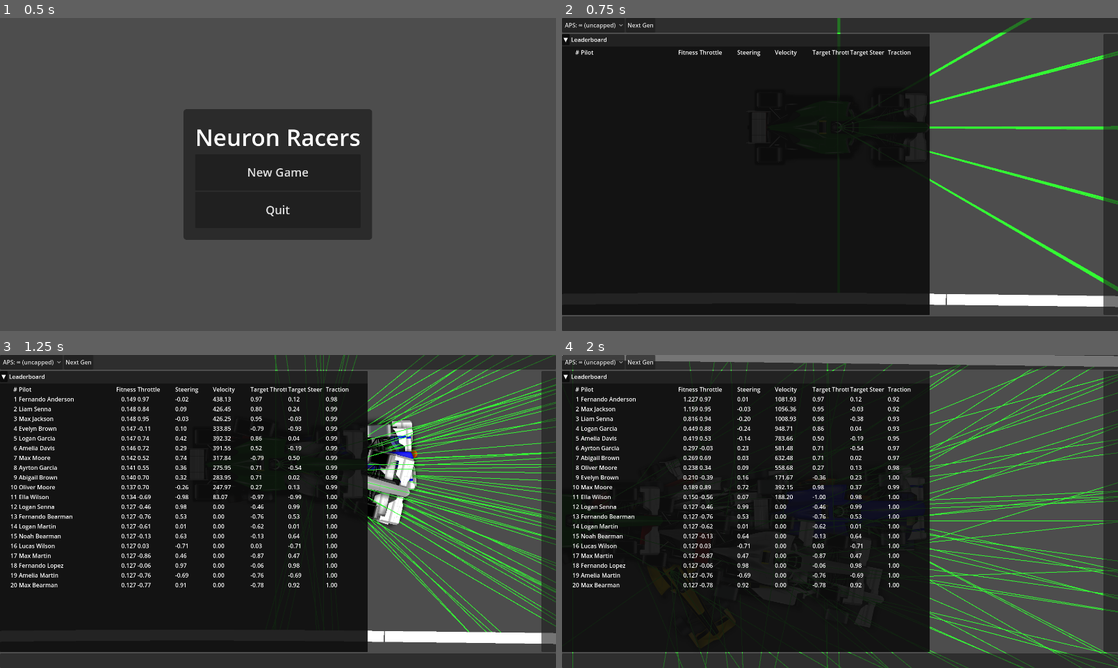
Above: before the commit, frames 1-4 (two rows, left to right).
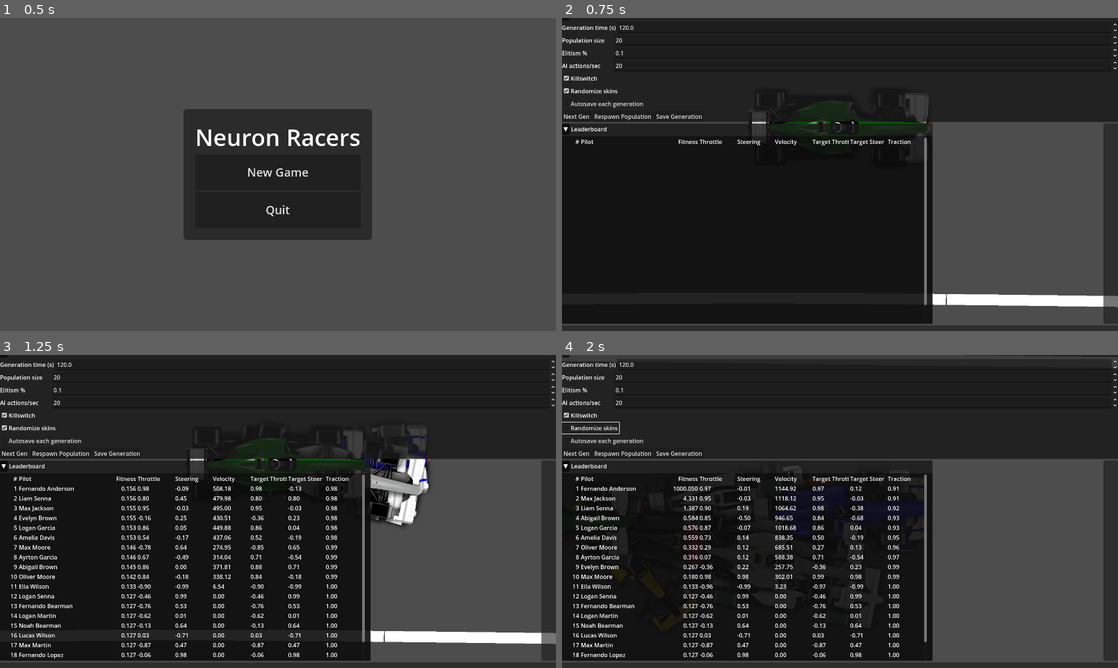
Above: after the commit, the same moments.

Repository: VitorMPCastro/NeuronRacers
Game: Godot game, scene res://scenes/ui/mainMenu.tscn
Same seed, same stepped clock (60 frames per second), same inputs: the game is played once before the commit and once after it.
Inputs (mouse positions are in pixels of both pictures, inside the frame that each line leads up to):
- Up to frame 1 (0.5 s): no input
- Up to frame 2 (0.75 s): click "New Game" at 0.5 s
- Up to frame 3 (1.25 s): no input
- Up to frame 4 (2 s): click (589, 426) at 1.25 s, where only the run after the commit has a clickable "Randomize skins"

Frame 1 is identical in both runs. In frame 2, 16% of the frame differs, in the area x 0-100%, y 0-99%; in frame 3, 25%; in frame 4, 26%, in the area x 0-100%, y 0-100%.

Commit message:
Enhance car control and HUD setup with new parameters and UI elements

Diff:
--- a/scenes/car.tscn
+++ b/scenes/car.tscn
@@ -74,6 +74,7 @@
 use_auto_top_speed = false
 target_top_speed = 3300.0
 log_tuning_info = false
+control_smooth_hz = 40.0
 
 [node name="Sprite2D" type="Sprite2D" parent="."]
 rotation = 1.5708
@@ -97,3 +98,4 @@
 normalize_output = false
 clamp_output = false
 auto_generate_on_ready = false
+draw_debug = false
--- a/scripts/car/car.gd
+++ b/scripts/car/car.gd
@@ -58,6 +58,7 @@
 var origin_position: Vector2
 var max_distance = 0.0
 var last_position: Vector2
+var _heading_angle: float = 0.0
 
 # AI gating (read-only reference to AgentManager; Pilot handles gating)
 var _am: AgentManager = null
@@ -258,31 +259,37 @@
 
 # 🔄 Steering: preserve speed, rotate velocity by a max angular step
 func calculate_steering(delta: float) -> void:
-	if velocity == Vector2.ZERO and _ctrl_throttle == 0.0:
-		return
-
-	# Bicycle model to compute a target heading
-	var rear_wheel = position - transform.x * wheel_base * 0.5
-	var front_wheel = position + transform.x * wheel_base * 0.5
-	rear_wheel += velocity * delta
-	front_wheel += velocity.rotated(steer_direction) * delta
-	var target_heading := rear_wheel.direction_to(front_wheel)
-
+	# Speed and forward direction (from heading, not velocity)
 	var speed := velocity.length()
-	if speed <= 0.0:
-		rotation = target_heading.angle()
-		return
-
-	var current_ang := velocity.angle()
-	var target_ang := target_heading.angle()
-	var delta_ang := wrapf(target_ang - current_ang, -PI, PI)
-
-	var traction := _traction_for_speed()     # rad/sec
-	var max_turn := traction * delta
-	var apply_turn = clamp(delta_ang, -max_turn, max_turn)
-
-	velocity = velocity.rotated(apply_turn)   # preserve magnitude, change direction
-	rotation = velocity.angle()
+	var fwd := Vector2.RIGHT.rotated(_heading_angle)
+
+	# Bicycle-model curvature k = tan(delta)/wheel_base
+	var steer_rad = steer_direction               # already in radians (-max..+max)
+	var curvature := 0.0
+	if wheel_base > 0.0:
+		curvature = tan(steer_rad) / float(wheel_base)   # 1/px
+
+	# Yaw rate (rad/sec) := v * k, then clamp by traction curve (max turn rate)
+	var desired_yaw_rate := speed * curvature
+	var yaw_limit := _traction_for_speed()         # rad/sec from curve
+	var applied_yaw = clamp(desired_yaw_rate, -yaw_limit, yaw_limit)
+
+	# Integrate heading
+	_heading_angle = wrapf(_heading_angle + applied_yaw * delta, -PI, PI)
+	rotation = _heading_angle
+
+	# Rotate velocity toward the heading (preserve magnitude, stable when speed ~0)
+	if speed > 0.0001:
+		var v_ang := velocity.angle()
+		var tgt_ang := _heading_angle
+		var err := wrapf(tgt_ang - v_ang, -PI, PI)
+
+		# Limit how fast velocity aligns to heading (helps stability at low speed)
+		var align_rate := 10.0  # rad/sec, tweak as needed
+		var max_align := align_rate * delta
+		var align_turn = clamp(err, -max_align, max_align)
+
+		velocity = velocity.rotated(align_turn)
 
 func get_sensor_data() -> Array:
 	var rig := $RayParent as CarSensors
--- a/scripts/ui/hud_setup.gd
+++ b/scripts/ui/hud_setup.gd
@@ -9,8 +9,8 @@
 	frame = frame_scene.instantiate() as UIFrame
 	add_child(frame)
 
-	# Leaderboard inside a collapsible element on the left bar
-	var lb_container := leaderboard_container_scene.instantiate() as Control  # ScrollContainer root
+	# Left bar: Leaderboard inside a collapsible panel
+	var lb_container := leaderboard_container_scene.instantiate() as Control
 	lb_container.size_flags_horizontal = Control.SIZE_EXPAND_FILL
 	lb_container.size_flags_vertical = Control.SIZE_EXPAND_FILL
 
@@ -19,51 +19,178 @@
 	lb_panel.start_collapsed = false
 	lb_panel.size_flags_horizontal = Control.SIZE_EXPAND_FILL
 	lb_panel.size_flags_vertical = Control.SIZE_EXPAND_FILL
-
-	# Add panel first so it builds, then set content
 	frame.add_to_left(lb_panel)
 	lb_panel.set_content(lb_container)
 
-	# Top bar example controls
-	var aps_dropdown := OptionButton.new()
-	aps_dropdown.item_selected.connect(_on_aps_selected)
-	aps_dropdown.add_item("APS: ∞ (uncapped)")
-	aps_dropdown.add_item("APS: 2")
-	aps_dropdown.add_item("APS: 5")
-	aps_dropdown.add_item("APS: 10")
-	aps_dropdown.add_item("APS: 20")
-	frame.add_to_top(aps_dropdown)
+	# Top bar: Generation settings panel (collapsible)
+	var gen_panel := CollapsiblePanel.new()
+	gen_panel.title = "Generation"
+	gen_panel.start_collapsed = false
+	gen_panel.size_flags_horizontal = Control.SIZE_EXPAND_FILL
+	gen_panel.size_flags_vertical = 0
+	frame.add_to_top(gen_panel)
 
-	var next_gen_btn := Button.new()
-	next_gen_btn.text = "Next Gen"
-	next_gen_btn.pressed.connect(_on_next_gen)
-	frame.add_to_top(next_gen_btn)
+	var gen_content := VBoxContainer.new()
+	gen_content.size_flags_horizontal = Control.SIZE_EXPAND_FILL
+	gen_content.size_flags_vertical = 0
 
-func _on_aps_selected(idx: int) -> void:
+	var am := _get_agent_manager()
+	# Defaults if AgentManager not found
+	var gen_time := 20.0
+	var pop_size := 20
+	var elit := 0.2
+	var aps := 20.0
+	var killswitch := true
+	var random_skins := true
+	var autosave := false
+
+	if am:
+		gen_time = am.generation_time
+		pop_size = am.population_size
+		elit = am.elitism_percent
+		aps = am.ai_actions_per_second
+		killswitch = am.killswitch
+		random_skins = am.randomize_car_skins
+		autosave = am.autosave_each_generation
+
+	# Spin: Generation Time (seconds)
+	gen_content.add_child(_make_spin_row(
+		"Generation time (s)", gen_time, 1.0, 600.0, 0.1,
+		func(v: float):
+			var m := _get_agent_manager()
+			if m: m.generation_time = v
+	))
+
+	# Spin: Population Size (applies next spawn)
+	gen_content.add_child(_make_spin_row(
+		"Population size", float(pop_size), 1.0, 500.0, 1.0,
+		func(v: float):
+			var m := _get_agent_manager()
+			if m: m.population_size = int(v)
+	))
+
+	# Spin: Elitism (0..1)
+	gen_content.add_child(_make_spin_row(
+		"Elitism %", elit, 0.0, 1.0, 0.01,
+		func(v: float):
+			var m := _get_agent_manager()
+			if m: m.elitism_percent = clamp(v, 0.0, 1.0)
+	))
+
+	# Spin: AI APS (0 = uncapped)
+	gen_content.add_child(_make_spin_row(
+		"AI actions/sec", aps, 0.0, 120.0, 1.0,
+		func(v: float):
+			var m := _get_agent_manager()
+			if m: m.ai_actions_per_second = max(0.0, v)
+	))
+
+	# Toggle: Killswitch
+	gen_content.add_child(_make_check_row(
+		"Killswitch", killswitch,
+		func(on: bool):
+			var m := _get_agent_manager()
+			if m: m.killswitch = on
+	))
+
+	# Toggle: Randomize car skins
+	gen_content.add_child(_make_check_row(
+		"Randomize skins", random_skins,
+		func(on: bool):
+			var m := _get_agent_manager()
+			if m: m.randomize_car_skins = on
+	))
+
+	# Toggle: Autosave each generation
+	gen_content.add_child(_make_check_row(
+		"Autosave each generation", autosave,
+		func(on: bool):
+			var m := _get_agent_manager()
+			if m: m.autosave_each_generation = on
+	))
+
+	# Actions row
+	var actions := HBoxContainer.new()
+	actions.size_flags_horizontal = Control.SIZE_EXPAND_FILL
+
+	var btn_next := Button.new()
+	btn_next.text = "Next Gen"
+	btn_next.pressed.connect(func():
+		var m := _get_agent_manager()
+		if m and m.has_method("next_generation"):
+			m.next_generation()
+	)
+	actions.add_child(btn_next)
+
+	var btn_respawn := Button.new()
+	btn_respawn.text = "Respawn Population"
+	btn_respawn.pressed.connect(func():
+		var m := _get_agent_manager()
+		if m:
+			m.clear_scene()
+			m.spawn_population()
+	)
+	actions.add_child(btn_respawn)
+
+	var btn_save := Button.new()
+	btn_save.text = "Save Generation"
+	btn_save.pressed.connect(func():
+		var m := _get_agent_manager()
+		if m:
+			m.save_generation_to_json("", [], "manual save from HUD")
+	)
+	actions.add_child(btn_save)
+
+	gen_content.add_child(actions)
+
+	# Attach content to the panel
+	gen_panel.set_content(gen_content)
+
+# Helpers to build labeled rows
+func _make_spin_row(label_text: String, value: float, min: float, max: float, step: float, on_change: Callable) -> Control:
+	var row := HBoxContainer.new()
+	row.size_flags_horizontal = Control.SIZE_EXPAND_FILL
+
+	var lbl := Label.new()
+	lbl.text = label_text
+	lbl.custom_minimum_size.x = 140
+	row.add_child(lbl)
+
+	var spin := SpinBox.new()
+	spin.min_value = min
+	spin.max_value = max
+	spin.step = step
+	spin.value = value
+	spin.size_flags_horizontal = Control.SIZE_EXPAND_FILL
+	spin.value_changed.connect(func(v: float):
+		if on_change: on_change.call(v)
+	)
+	row.add_child(spin)
+
+	return row
+
+func _make_check_row(label_text: String, checked: bool, on_change: Callable) -> Control:
+	var row := HBoxContainer.new()
+	row.size_flags_horizontal = Control.SIZE_EXPAND_FILL
+
+	var chk := CheckBox.new()
+	chk.text = label_text
+	chk.button_pressed = checked
+	chk.toggled.connect(func(on: bool):
+		if on_change: on_change.call(on)
+	)
+	row.add_child(chk)
+
+	return row
+
+func _get_agent_manager() -> AgentManager:
 	var am := get_tree().get_first_node_in_group("agent_manager") as AgentManager
 	if am == null:
 		am = get_tree().get_root().find_child("AgentManager", true, false) as AgentManager
-	if am == null:
-		return
-	var aps := 5.0
-	match idx:
-		0:
-			aps = 0.0
-		1:
-			aps = 2.0
-		2:
-			aps = 5.0
-		3:
-			aps = 10.0
-		4:
-			aps = 20.0
-		_:
-			pass
-	am.set("ai_actions_per_second", aps)
+	return am
+
+func _on_aps_selected(idx: int) -> void:
+	pass
 
 func _on_next_gen() -> void:
-	var am := get_tree().get_first_node_in_group("agent_manager") as AgentManager
-	if am == null:
-		am = get_tree().get_root().find_child("AgentManager", true, false) as AgentManager
-	if am and am.has_method("next_generation"):
-		am.next_generation()
+	pass
